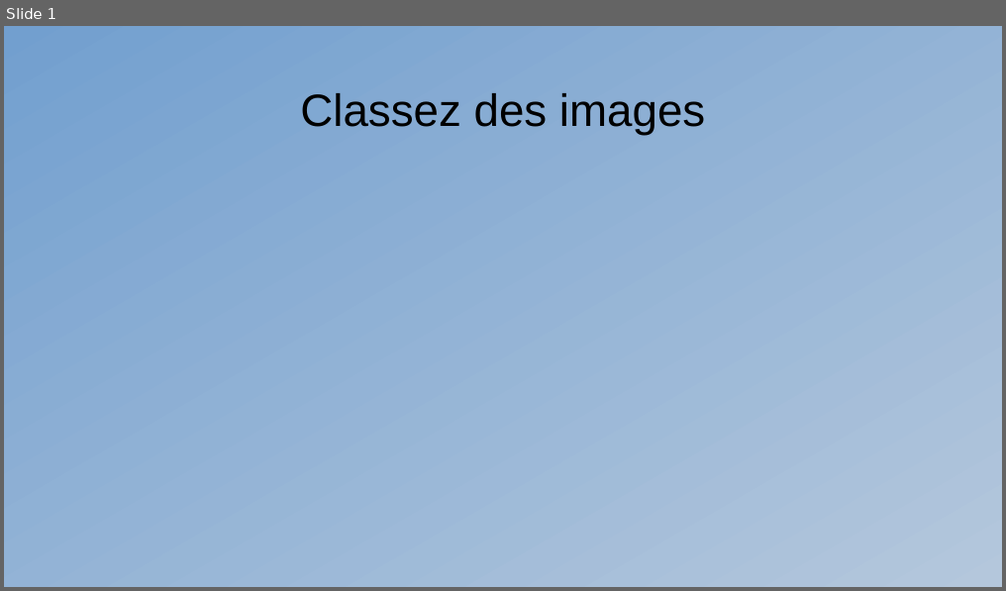
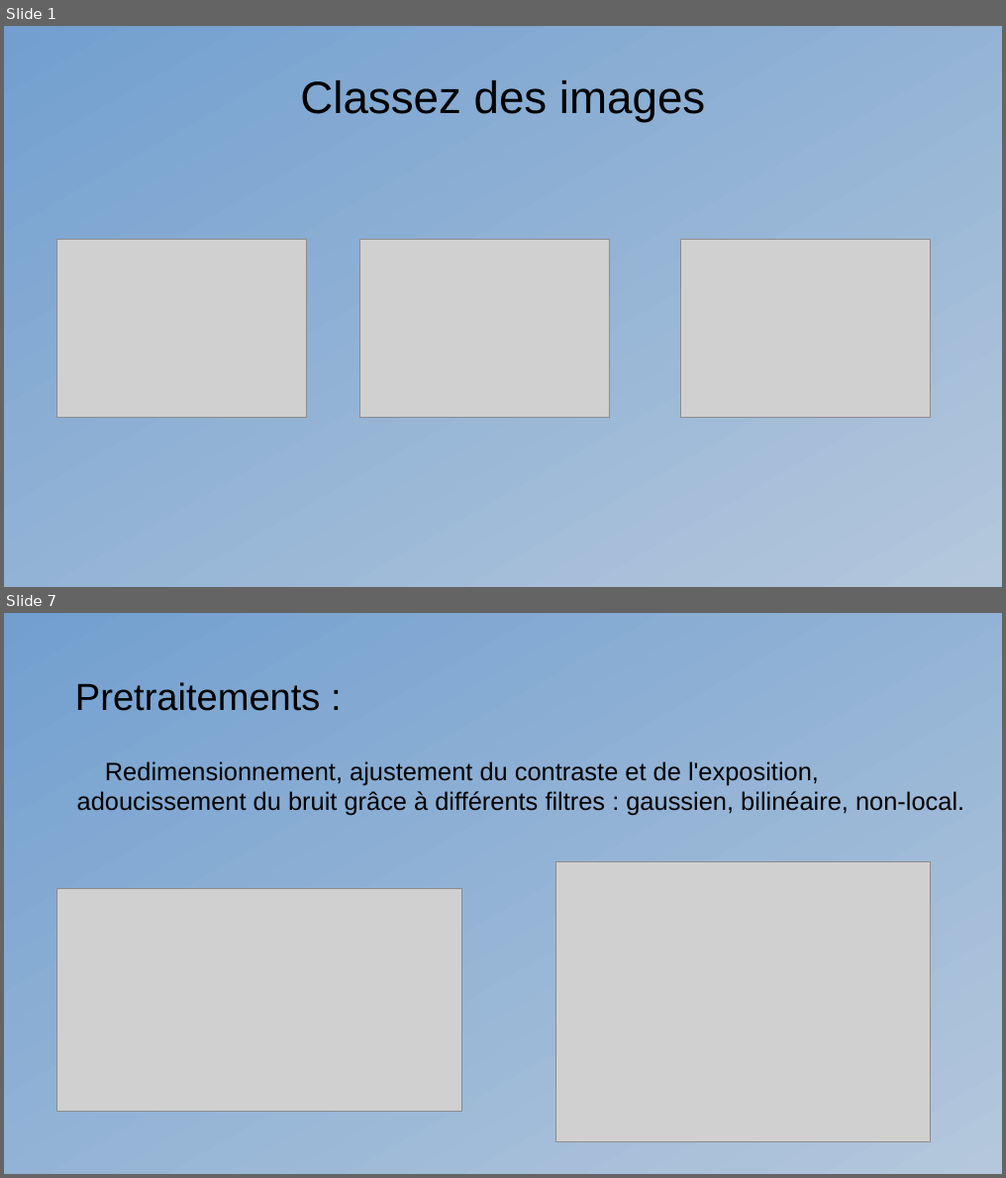
Before and after one commit to Kiwinokoto/OC_projet_6_Classer_des_images, a slide deck: presentation/Oudelet_Kevin_8_presentation_271123.odp. Shown one above the other, each under a label of ours: slide 1 before the commit, slides 1 and 7 after it; the slides between them are not shown. The pictures are 1006x591 and 1006x1178 pixels, drawn with LibreOffice and Linux fonts; fonts in the diff are those of the drawing; grey boxes stand for pictures. Boxes give left, top, right and bottom in pixels: in the first picture for what was removed or moved away, otherwise in the second. Text is boxed around its words. In the diff, an @@ line names an element or a change of style, - is before the commit and + after.

```diff
--- a/presentation/Oudelet_Kevin_8_presentation_271123.odp
+++ b/presentation/Oudelet_Kevin_8_presentation_271123.odp
@@ slide 7 added at [4,613,1002,1174], background gradient #729FCF to #B4C7DC @@
@@ title added at [75,682,320,711], 30 pt, text #000000 @@
+Pretraitements :
@@ text added at [77,761,964,816], 20 pt, text #000000 @@
+Redimensionnement, ajustement du contraste et de l'exposition, adoucissement du bruit grâce à différents filtres : gaussien, bilinéaire, non-local.
@@ picture added at [556,862,931,1143] @@
@@ picture added at [57,888,461,1112] @@
@@ slide 1 changed as well @@
@@ title "Classez des images": place and size @@
-title "Classez des images" at [300,93,705,135]
+title "Classez des images" at [300,80,705,122]
@@ picture added at [57,240,307,418] @@
@@ picture added at [360,240,611,418] @@
@@ picture added at [681,240,932,418] @@
```
Also in this commit, not shown: 7 other slides added, 20 other files.
